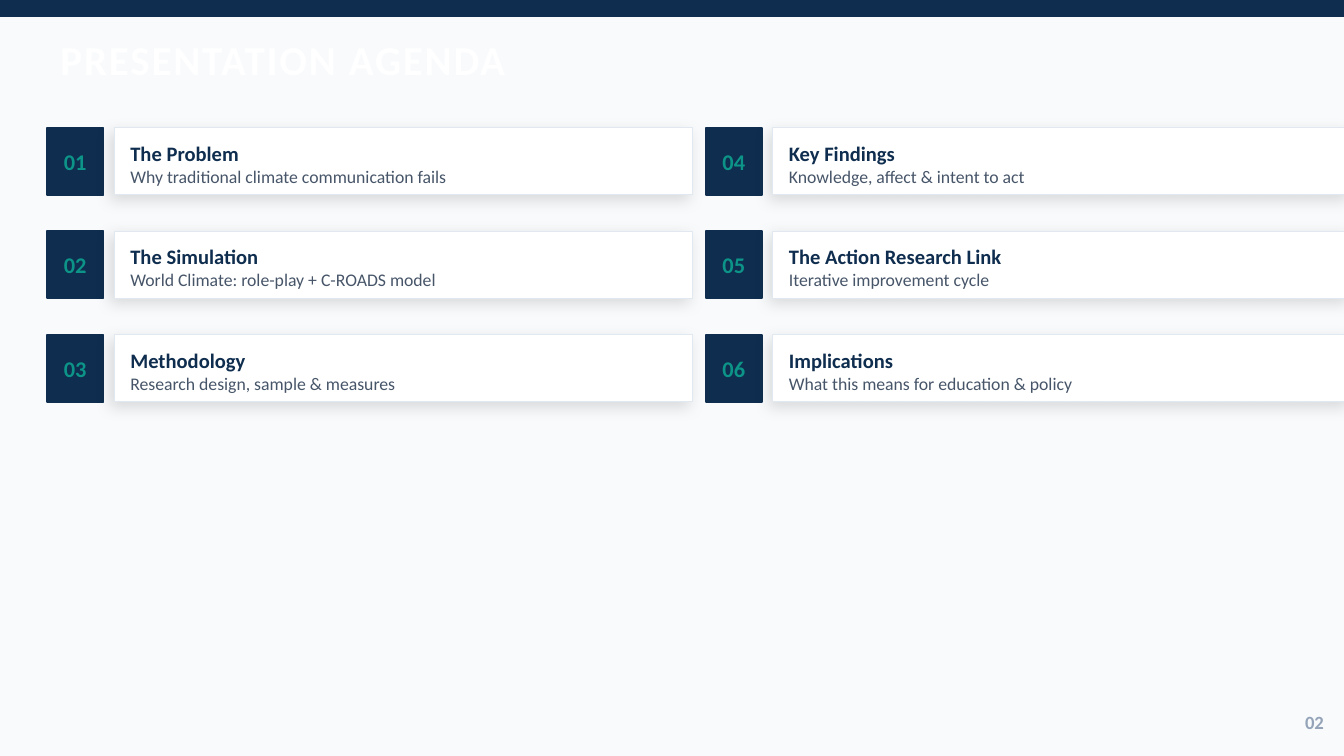
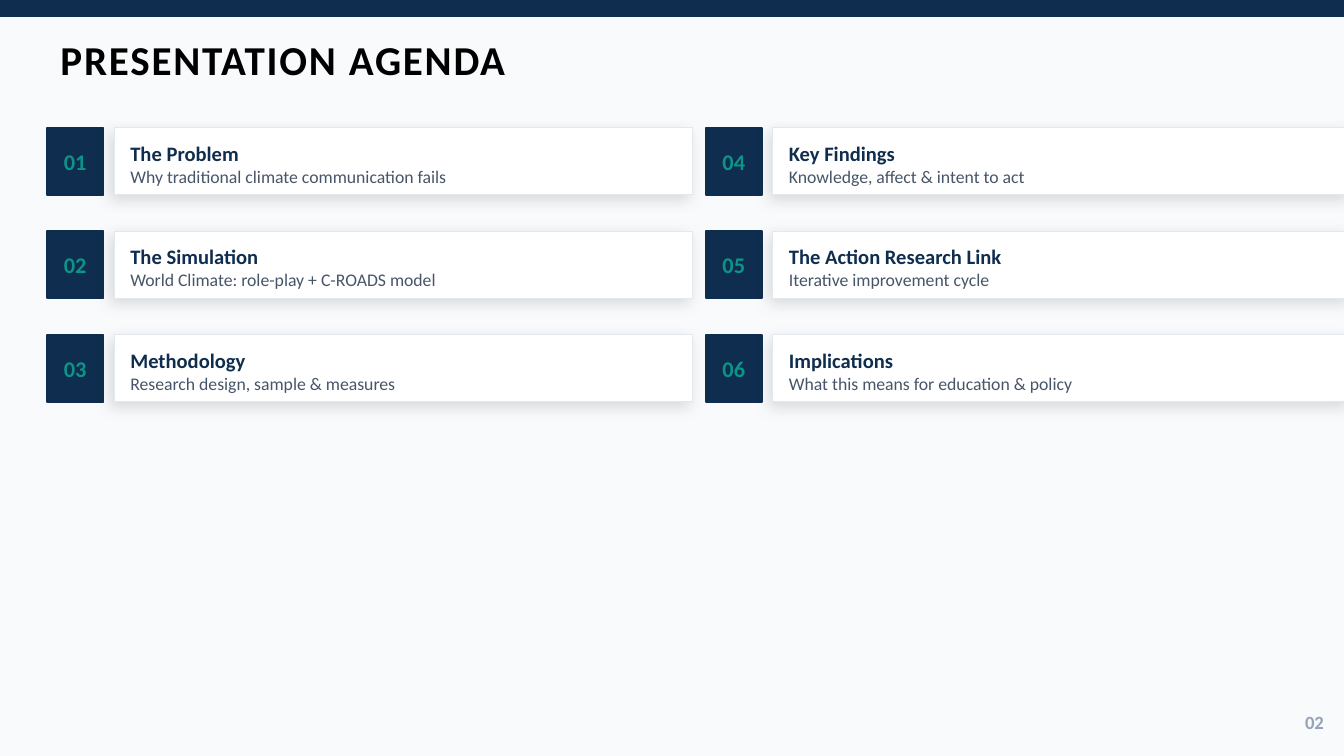
Before and after one commit to ogzknttgl/presentation, a slide deck: slide 2 of WorldClimate_v2.pptx. Drawn at 1344x756 pixels with LibreOffice and Linux fonts; fonts in the diff are those of the drawing. Boxes give left, top, right and bottom in pixels: in the first picture for what was removed or moved away, otherwise in the second. Text is boxed around its words. In the diff, an @@ line names an element or a change of style, - is before the commit and + after.

```diff
--- a/WorldClimate_v2.pptx
+++ b/WorldClimate_v2.pptx
@@ text added at (60, 48, 505, 76), 22 pt, text #000000, bold @@
+PRESENTATION AGENDA
```
Also in this commit, not shown: 12 other slides changed, 1 slide removed.
